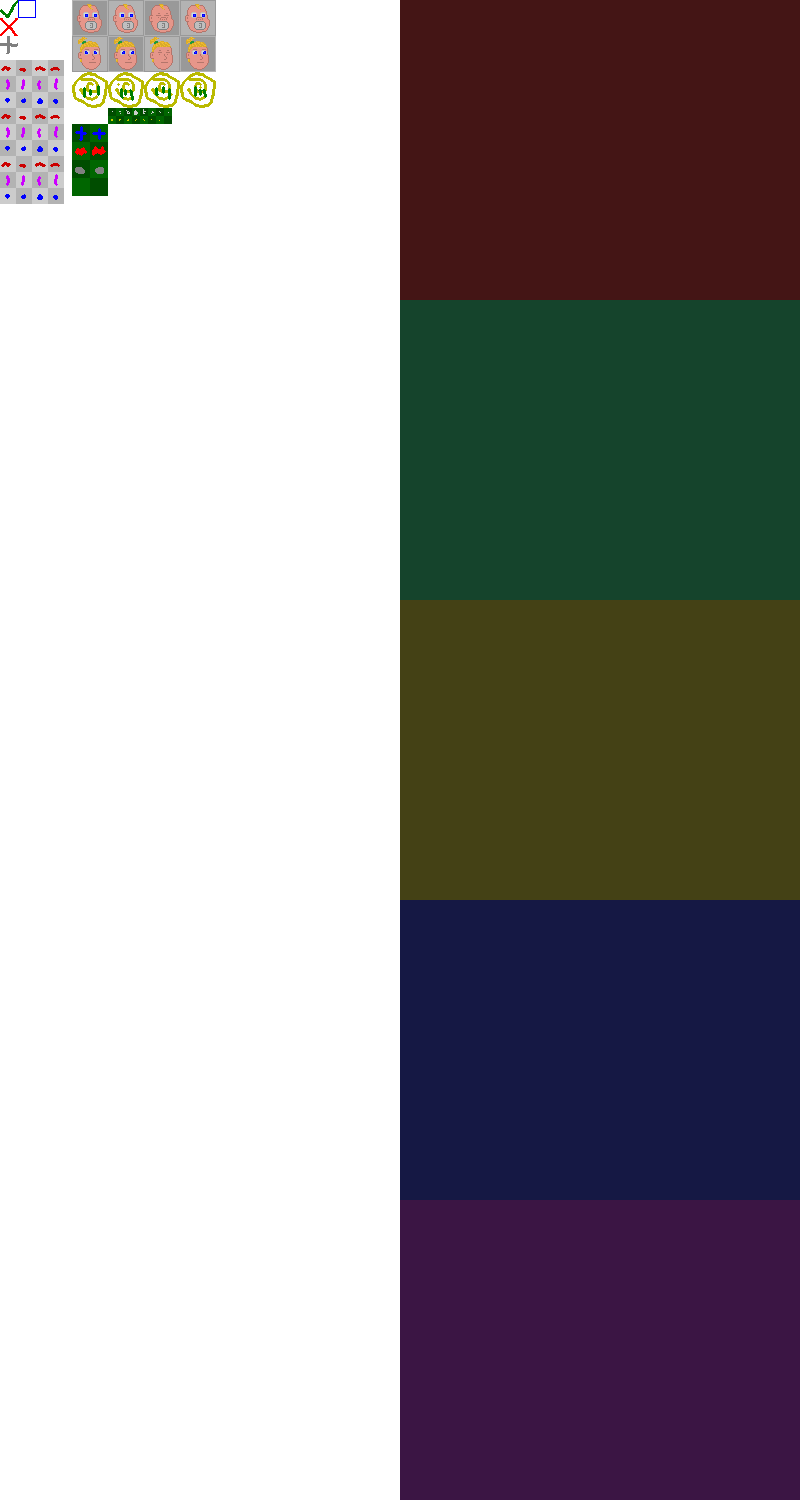
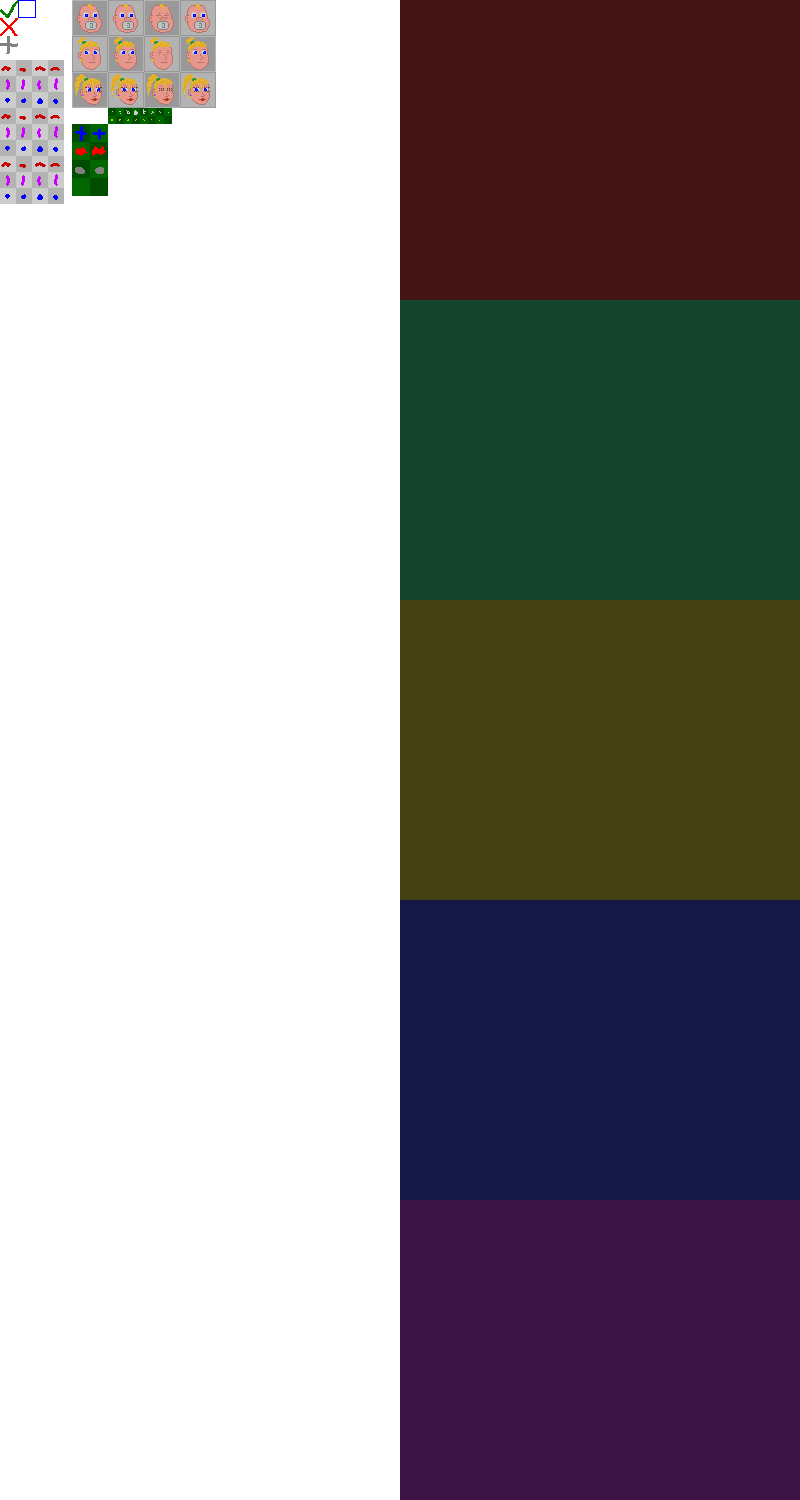
Before/after of a 800 × 1500 layered artwork. What changed in the layer stack:
painted on "gfx" over [72, 72, 216, 108]
